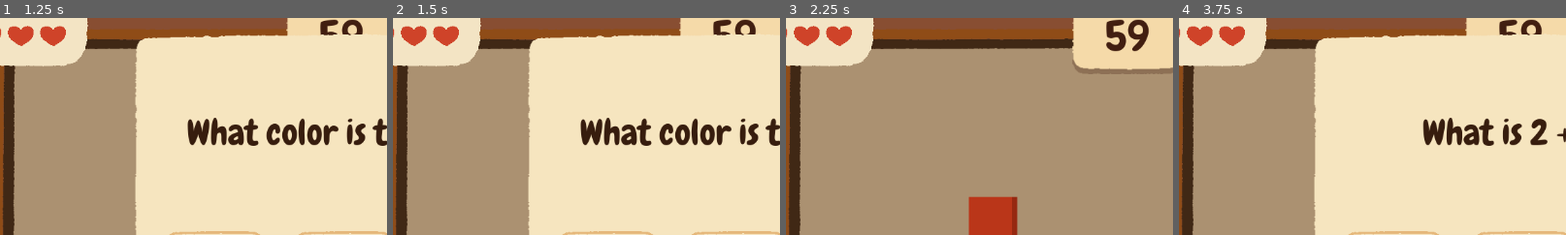
Above: before the commit, frames 1-4 (left to right).
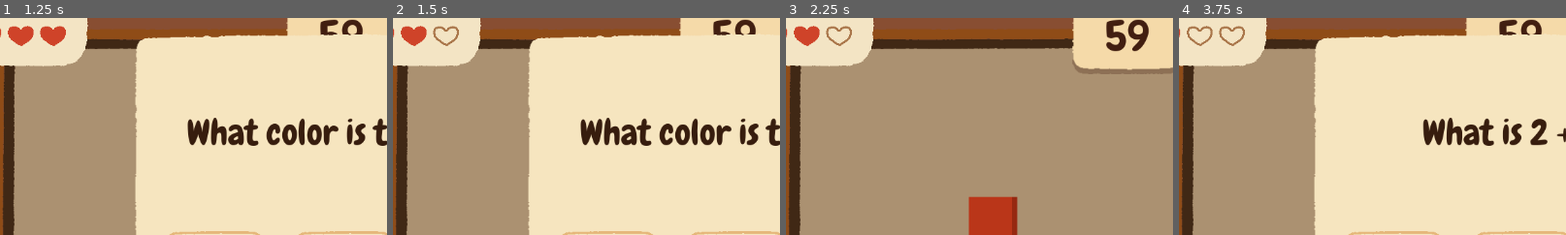
Above: after the commit, the same moments.

Repository: etper/question-mark-game
Game: Godot game, scene res://main.tscn
Two runs of this game, one before a commit and one after it. Both use one fixed random seed, a clock stepped at 60 frames per second and the inputs below.
Inputs:
- Up to frame 1 (1.25 s): hold D (right) from 0.53 s (still down)
- Up to frame 2 (1.5 s): release D (right) at 1.25 s; click "red" at 1.25 s
- Up to frame 3 (2.25 s): click "blue" at 2 s
- Up to frame 4 (3.75 s): hold S (down) 2.78-3.5 s; click "3" at 3.5 s
The pictures show only the part of the screen within x 6-56%, y 6-56%; the shares and areas given below are measured in that part.

Frame 1 is identical in both runs. In frame 2, 0.4% of the frame differs, in the area x 10-18%, y 3-13%; in frame 3, 0.4%; in frame 4, 0.9%, in the area x 2-18%, y 3-13%.

Commit message:
hearts work!

Diff:
--- a/main.gd
+++ b/main.gd
@@ -21,17 +21,19 @@
 
 var current_answer = ""
 
+var full_heart = preload("res://sprites/heart.png")
+var empty_heart = preload("res://sprites/heart_empty.png")
+
 func _ready():
 	$QuestionPanel.visible = false
 
-	# Allow question panel to work while game is paused
 	$QuestionPanel.process_mode = Node.PROCESS_MODE_ALWAYS
-
-	# Listen for answers from QuestionPanel
 	$QuestionPanel.answer_selected.connect(check_answer)
 
 	$Timer.wait_time = timer_wait_time
 	$Timer.start()
+
+	update_hearts()
 
 func _on_timer_timeout():
 	var q = questions.pick_random()
@@ -55,6 +57,8 @@
 
 	else:
 		lives -= 1
+
+		update_hearts()
 
 		print("Wrong! Lives left: ", lives)
 
@@ -81,3 +85,8 @@
 	print("YOU WIN! Survived 60 seconds with ", lives, " lives left.")
 
 	get_tree().paused = true
+
+func update_hearts():
+	$UI/Lives/Heart.texture = full_heart if lives >= 1 else empty_heart
+	$UI/Lives/Heart2.texture = full_heart if lives >= 2 else empty_heart
+	$UI/Lives/Heart3.texture = full_heart if lives >= 3 else empty_heart
Binary file added: sprites/heart_empty.png
Not shown, added: sprites/heart_empty.png.import
